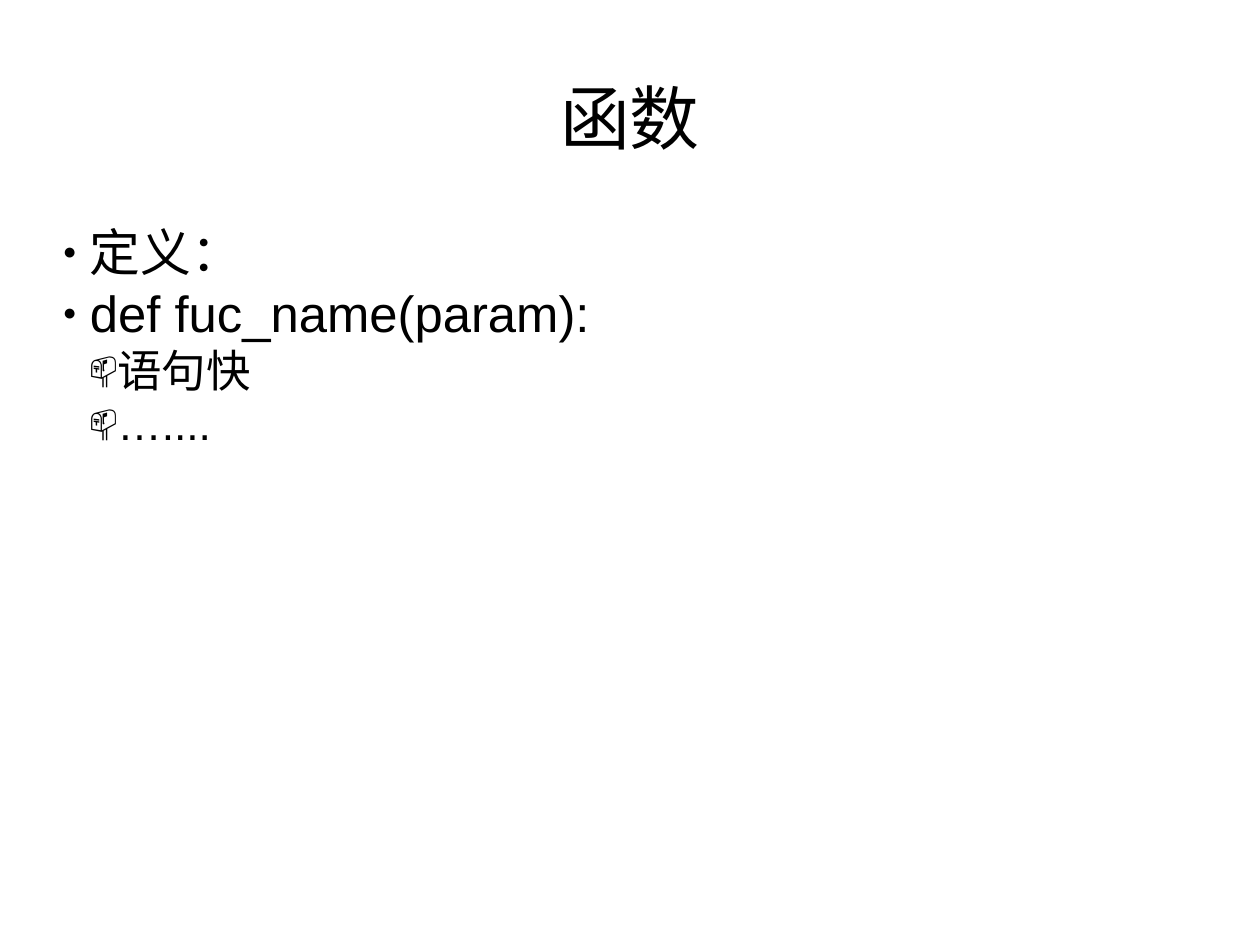
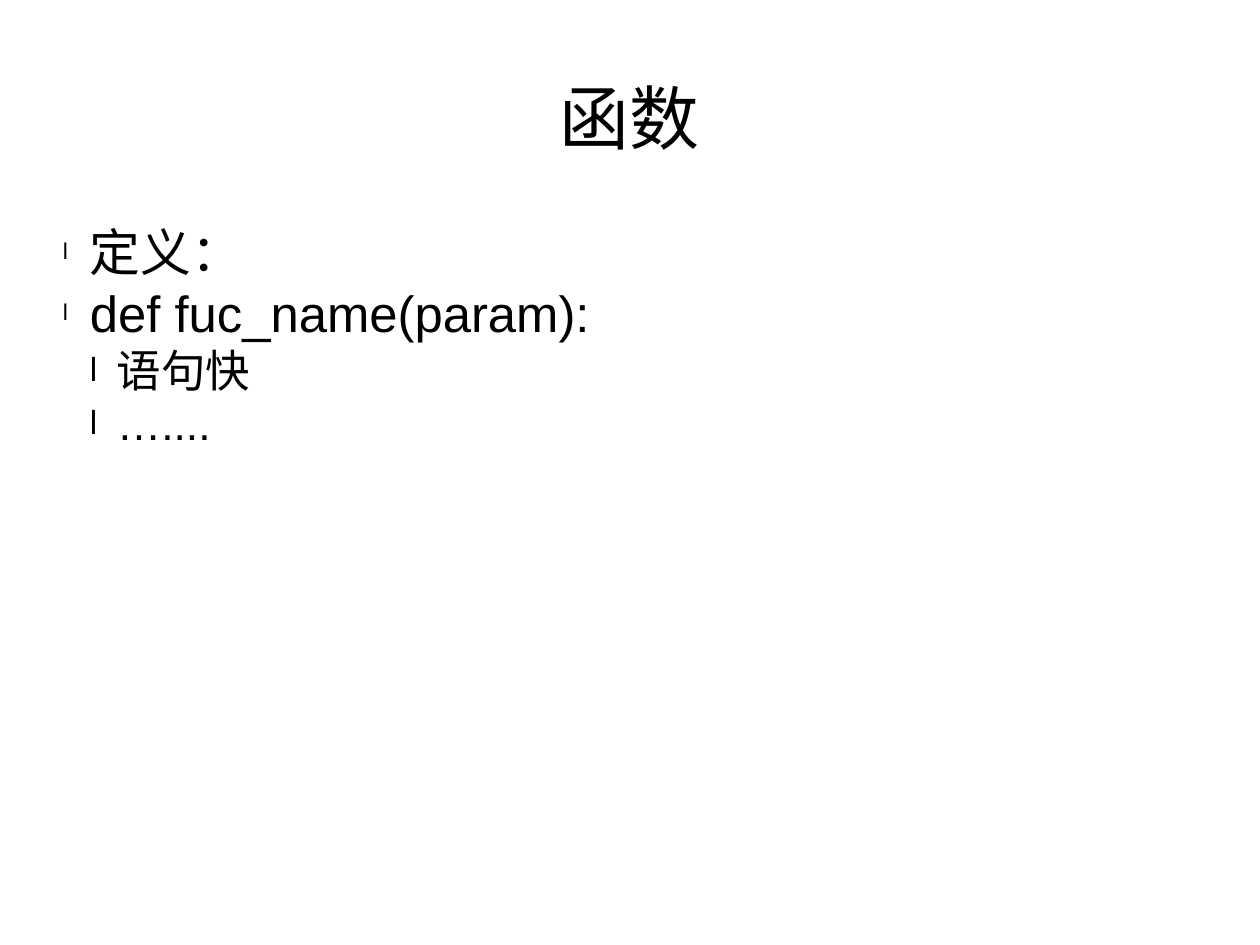
Before and after one commit to haolongzhangm/shell_my, a slide deck: slide 13 of unexeshell/tmp_use/python_l/1/p1.pptx. Drawn at 1260x945 pixels with LibreOffice and Linux fonts; fonts in the diff are those of the drawing. Boxes give left, top, right and bottom in pixels: in the first picture for what was removed or moved away, otherwise in the second. Text is boxed around its words. In the diff, an @@ line names an element or a change of style, - is before the commit and + after.

```diff
--- a/unexeshell/tmp_use/python_l/1/p1.pptx
+++ b/unexeshell/tmp_use/python_l/1/p1.pptx
@@ text "定义：" at <box>90,228,590,391</box>: bullet ● to l; bullet 📫 to l @@
```
Also in this commit, not shown: 7 other slides changed, 7 slides added.
